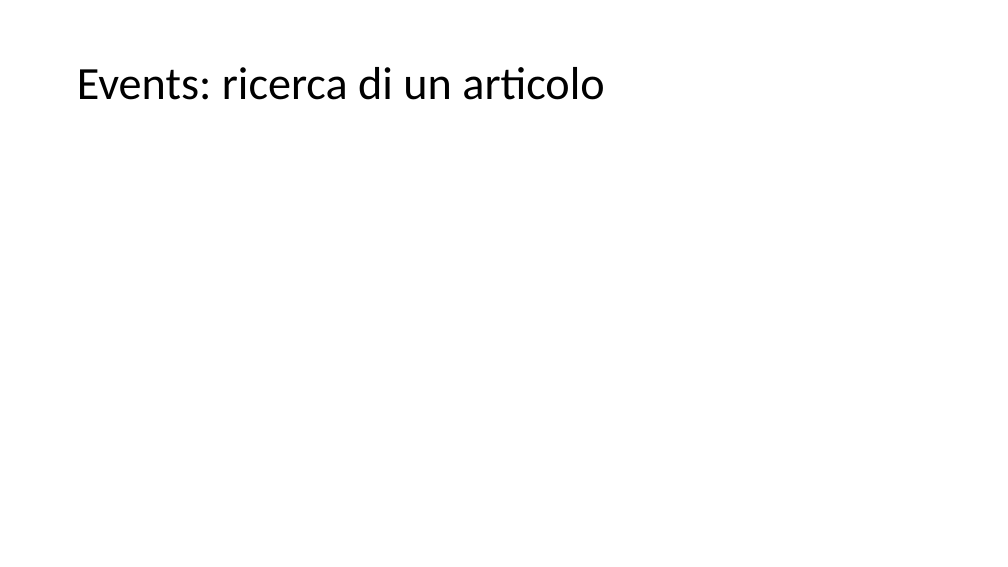
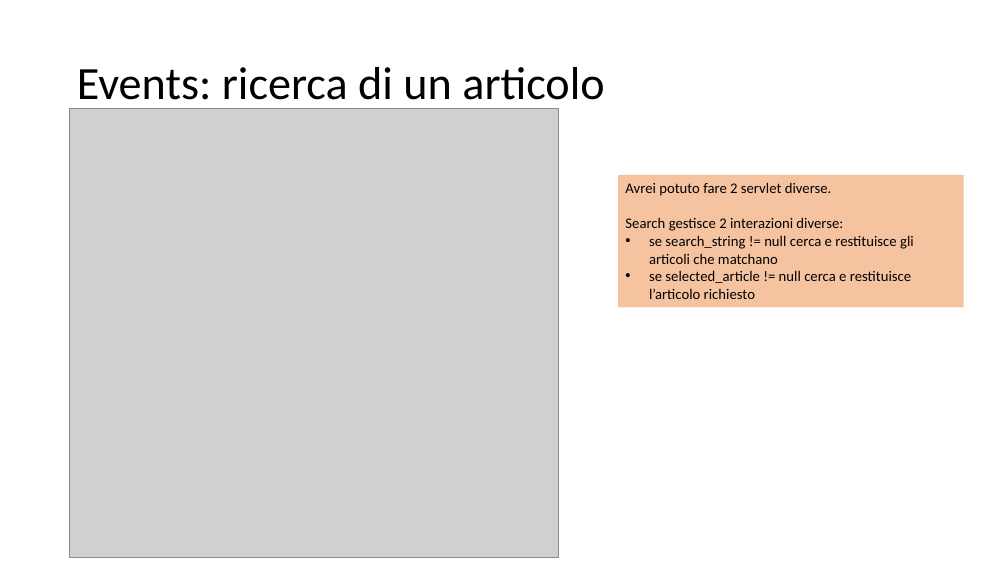
Before and after one commit to MirkoAndena/ECommerce, a slide deck: slide 11 of Documents/ECommerce.pptx. Drawn at 1008x567 pixels with LibreOffice and Linux fonts; fonts in the diff are those of the drawing; grey boxes stand for pictures. Boxes give left, top, right and bottom in pixels: in the first picture for what was removed or moved away, otherwise in the second. Text is boxed around its words. In the diff, an @@ line names an element or a change of style, - is before the commit and + after.

```diff
--- a/Documents/ECommerce.pptx
+++ b/Documents/ECommerce.pptx
@@ picture added at (70, 109, 559, 558) @@
@@ rectangle added at (618, 175, 963, 307), fill #ED7D31 at 46% opacity, 14 pt, text #000000 @@
+Avrei potuto fare 2 servlet diverse.
+Search gestisce 2 interazioni diverse:
+• se search_string != null cerca e restituisce gli articoli che matchano
+• se selected_article != null cerca e restituisce l’articolo richiesto
```
Also in this commit, not shown: 1 other slide changed, 4 other files.
